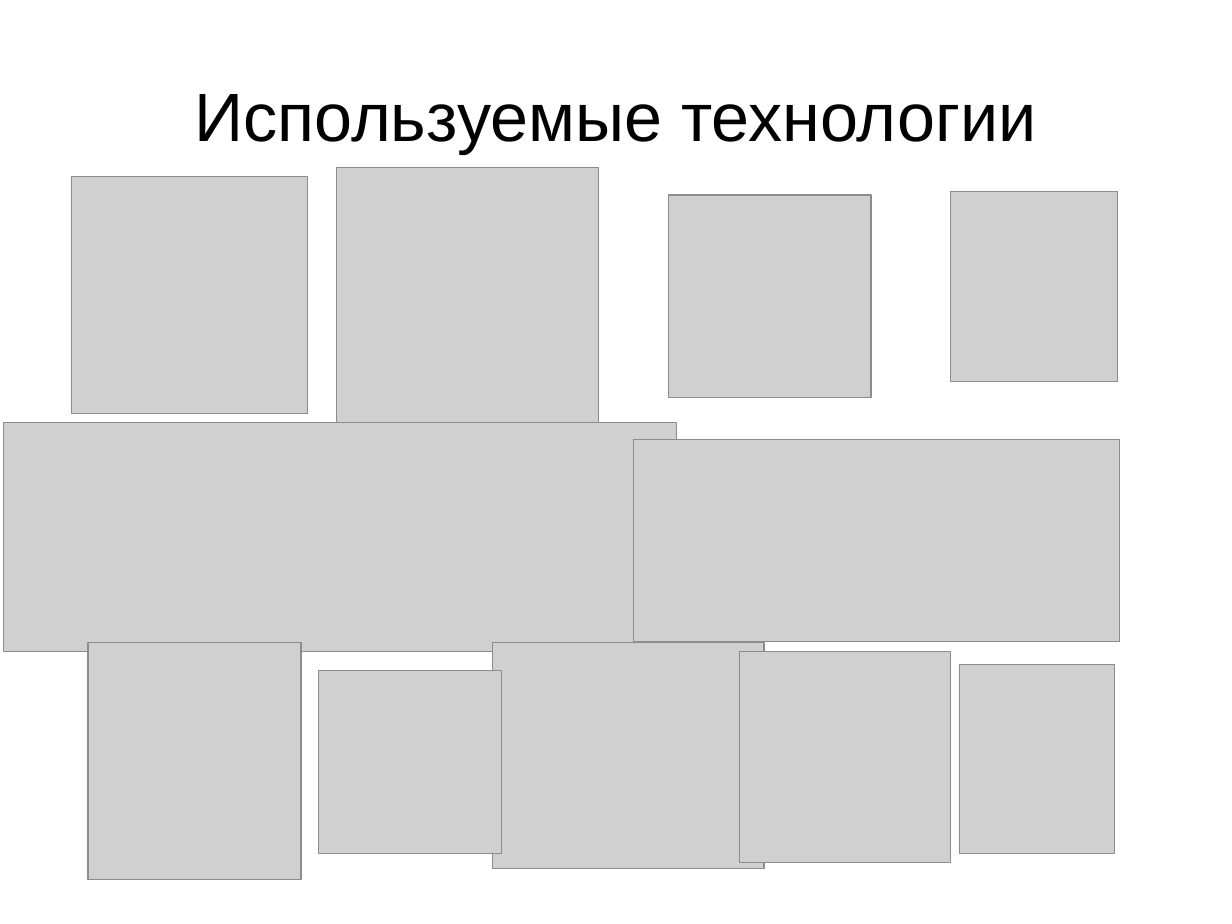
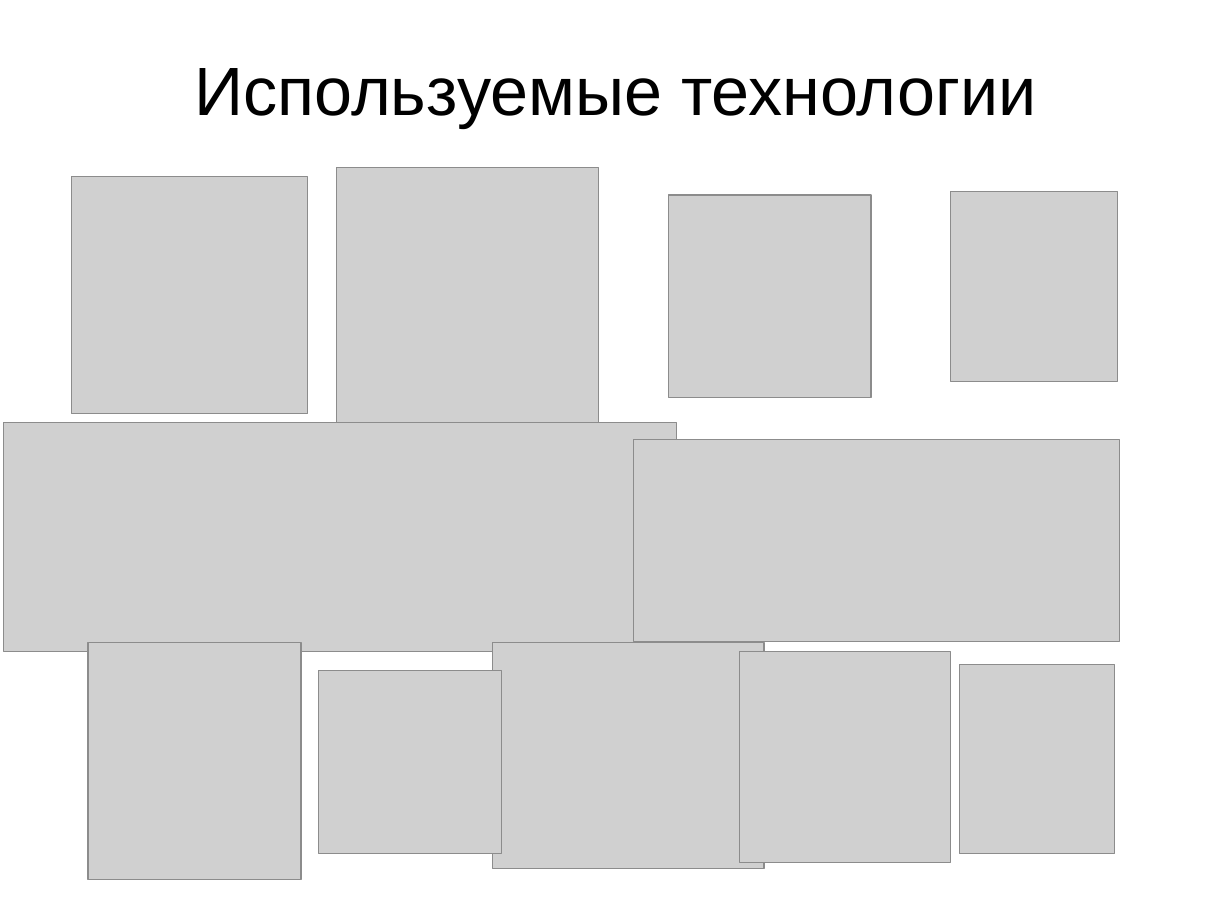
Before and after one commit to ivalentinee/Diploma_Report, a slide deck: slide 4 of presentation/presentation.odp. Drawn at 1232x924 pixels with LibreOffice and Linux fonts; fonts in the diff are those of the drawing; grey boxes stand for pictures; background and template pictures are left out. Boxes give left, top, right and bottom in pixels: in the first picture for what was removed or moved away, otherwise in the second. Text is boxed around its words. In the diff, an @@ line names an element or a change of style, - is before the commit and + after.

```diff
--- a/presentation/presentation.odp
+++ b/presentation/presentation.odp
@@ title "Используемые технологии" moved from (x1=194, y1=94, x2=1036, y2=153) to (x1=194, y1=68, x2=1036, y2=128) @@
```
Also in this commit, not shown: 4 other slides changed, 3 other files.
